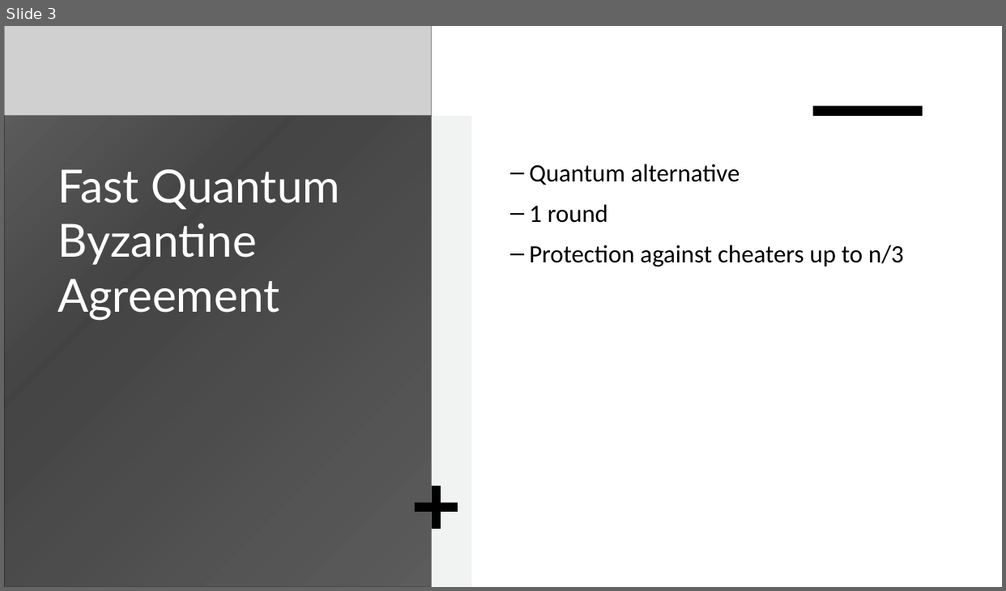
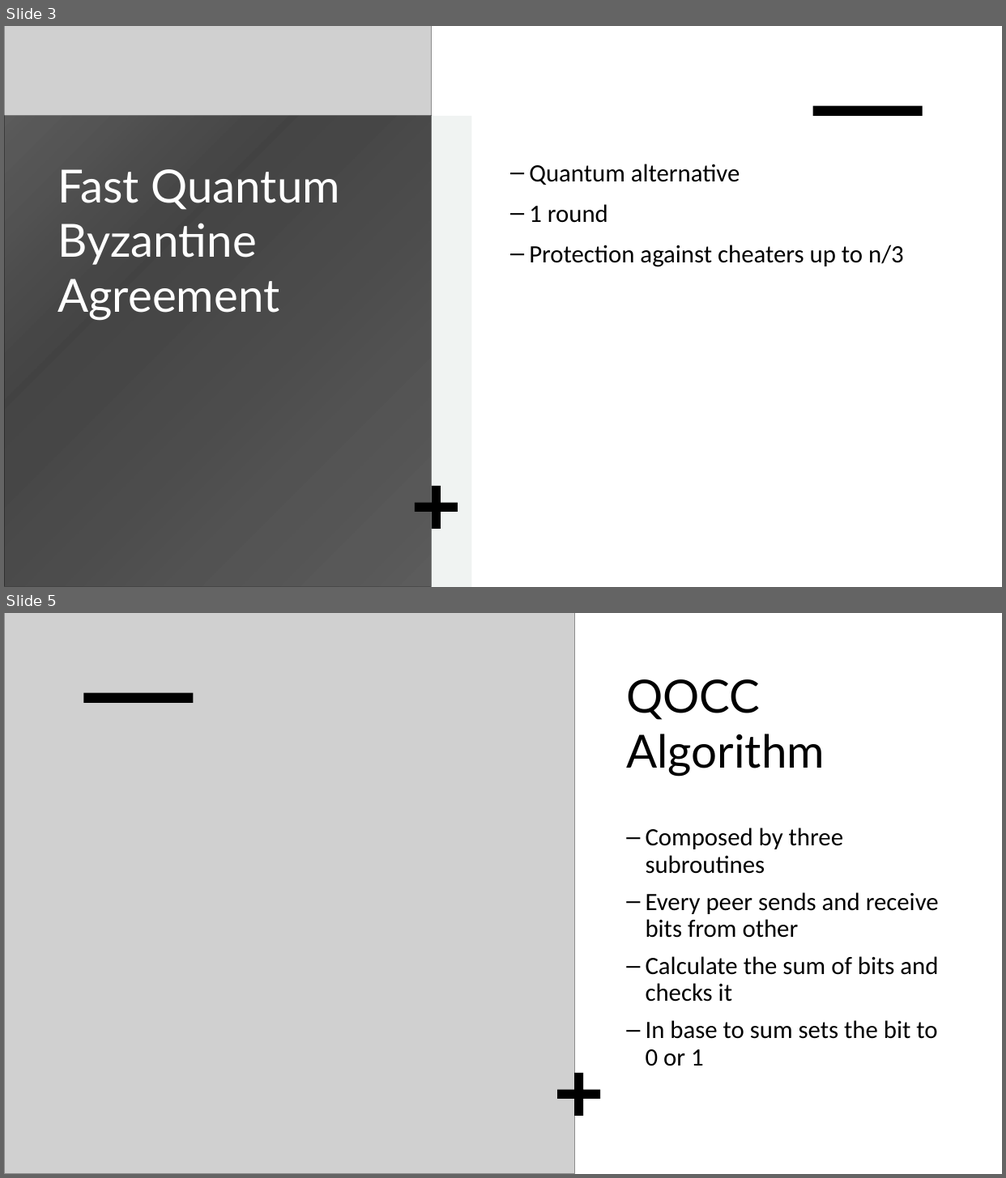
Before and after one commit to ado901/Quantum-Byzantine-Protocol, a slide deck: Fast Quantum Byzantine Agreement.pptx. Shown one above the other, each under a label of ours: slide 3 before the commit, slides 3 and 5 after it; the slides between them are not shown. The pictures are 1006x591 and 1006x1178 pixels, drawn with LibreOffice and Linux fonts; fonts in the diff are those of the drawing; grey boxes stand for pictures. Boxes give left, top, right and bottom in pixels: in the first picture for what was removed or moved away, otherwise in the second. Text is boxed around its words. In the diff, an @@ line names an element or a change of style, - is before the commit and + after.

```diff
--- a/Fast Quantum Byzantine Agreement.pptx
+++ b/Fast Quantum Byzantine Agreement.pptx
@@ slide 5 added at [4, 613, 1002, 1174], background #FFFFFF; not listed: 1 template element that a slide beside it also shows @@
@@ rectangle added at [4, 613, 1002, 1174], fill #FFFFFF @@
@@ picture added at [4, 613, 574, 1174] @@
@@ title added at [626, 679, 825, 777], 44 pt, text #000000 @@
+QOCC Algorithm
@@ rectangle added at [83, 693, 193, 703], fill #000000 @@
@@ text added at [646, 828, 939, 1067], 24 pt, text #000000 @@
+– Composed by three subroutines
+– Every peer sends and receive bits from other
+– Calculate the sum of bits and checks it
+– In base to sum sets the bit to 0 or 1
@@ plus added at [557, 1072, 600, 1115], fill #000000 @@
```
Also in this commit, not shown: 5 other slides added.
